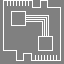
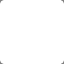
Before/after of a (64, 64) layered artwork. What changed in the layer stack:
added layer "Layer #24" above "Layer Group" over left=0, top=0, right=64, bottom=64
hid "Pasted Layer #1", moved it into group "Layer Group" over left=42, top=16, right=48, bottom=36
hid "Pasted Layer #2", moved it into group "Layer Group" over left=26, top=16, right=48, bottom=22
hid "Layer #23", moved it into group "Layer Group" over left=39, top=37, right=52, bottom=50
hid "Layer #21", moved it into group "Layer Group" over left=12, top=12, right=25, bottom=25
hid "Layer #20", moved it into group "Layer Group" over left=3, top=0, right=61, bottom=61
